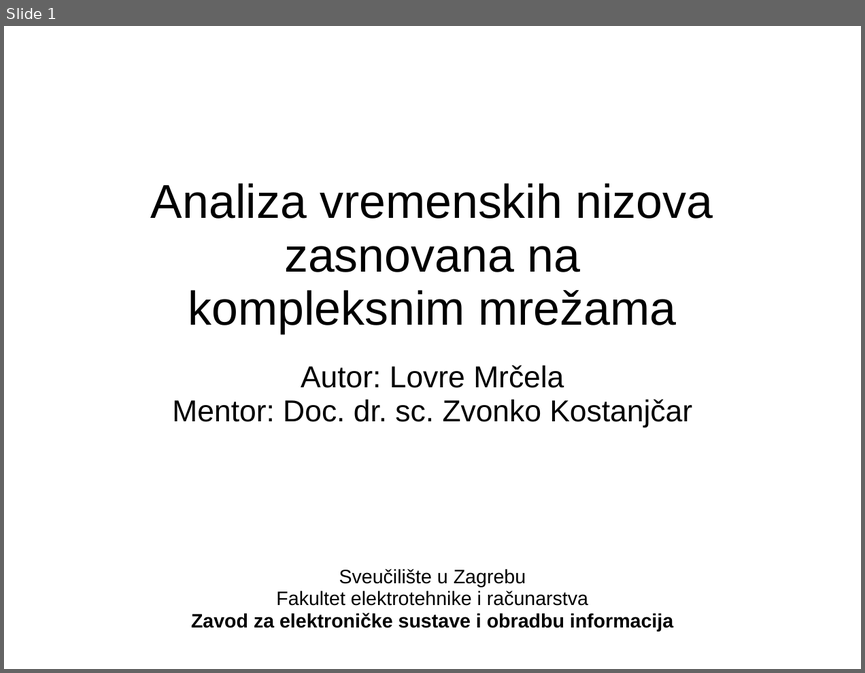
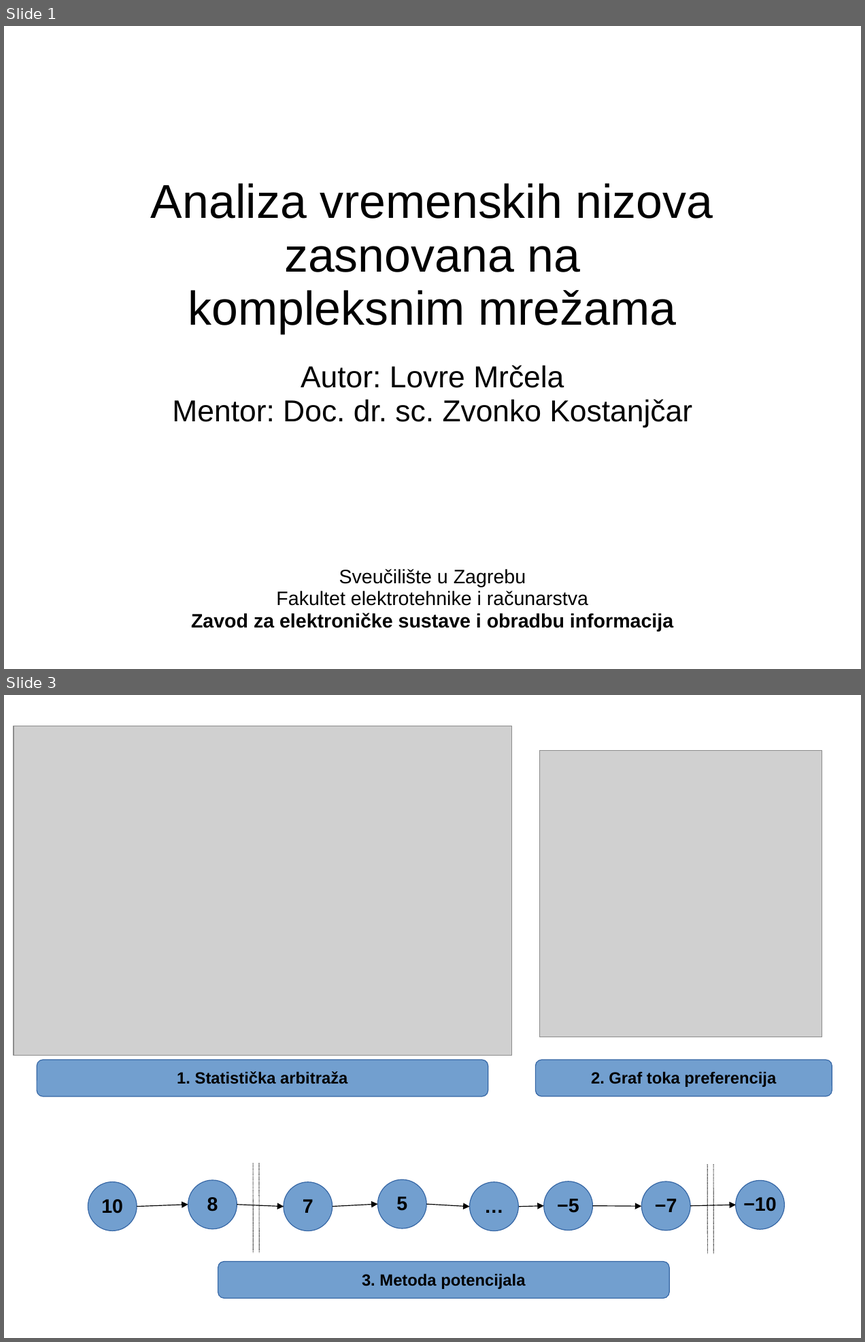
Before and after one commit to mrlovre/diplomski, a slide deck: dira/13-Mrcela-prezentacija.ppt. Shown one above the other, each under a label of ours: slide 1 before the commit, slides 1 and 3 after it; the slides between them are not shown. The pictures are 865x673 and 865x1342 pixels, drawn with LibreOffice and Linux fonts; fonts in the diff are those of the drawing; grey boxes stand for pictures. Boxes give left, top, right and bottom in pixels: in the first picture for what was removed or moved away, otherwise in the second. Text is boxed around its words. In the diff, an @@ line names an element or a change of style, - is before the commit and + after.

```diff
--- a/dira/13-Mrcela-prezentacija.ppt
+++ b/dira/13-Mrcela-prezentacija.ppt
@@ slide 3 added at <box>4,695,861,1338</box>, background #FFFFFF @@
@@ picture added at <box>14,726,512,1056</box> @@
@@ picture added at <box>540,750,822,1037</box> @@
@@ rounded rectangle added at <box>37,1059,488,1096</box>, fill #729FCF, outline #3465A4 0.74 pt, 15 pt, text #000000, bold @@
+1. Statistička arbitraža
@@ rounded rectangle added at <box>536,1059,832,1096</box>, fill #729FCF, outline #3465A4 0.74 pt, 15 pt, text #000000, bold @@
+2. Graf toka preferencija
@@ line added from (253, 1163) to (253, 1253), #000000 0.74 pt dashed @@
@@ line added from (259, 1163) to (259, 1253), #000000 0.74 pt dashed @@
@@ line added from (708, 1164) to (708, 1253), #000000 0.74 pt dashed @@
@@ line added from (714, 1164) to (714, 1253), #000000 0.74 pt dashed @@
@@ ellipse added at <box>88,1182,137,1231</box>, fill #729FCF, outline #3465A4 0.74 pt, 18 pt, text #000000, bold @@
+10
@@ ellipse added at <box>188,1180,237,1229</box>, fill #729FCF, outline #3465A4 0.74 pt, 18 pt, text #000000, bold @@
+8
@@ ellipse added at <box>284,1182,333,1231</box>, fill #729FCF, outline #3465A4 0.74 pt, 18 pt, text #000000, bold @@
+7
@@ ellipse added at <box>378,1179,427,1228</box>, fill #729FCF, outline #3465A4 0.74 pt, 18 pt, text #000000, bold @@
+5
@@ ellipse added at <box>470,1182,519,1231</box>, fill #729FCF, outline #3465A4 0.74 pt, 18 pt, text #000000, bold @@
+…
@@ ellipse added at <box>544,1181,593,1230</box>, fill #729FCF, outline #3465A4 0.74 pt, 18 pt, text #000000, bold @@
+−5
@@ ellipse added at <box>642,1182,691,1231</box>, fill #729FCF, outline #3465A4 0.74 pt, 18 pt, text #000000, bold @@
+−7
@@ ellipse added at <box>736,1180,785,1229</box>, fill #729FCF, outline #3465A4 0.74 pt, 18 pt, text #000000, bold @@
+−10
@@ arrow added from (137, 1206) to (188, 1204), #000000 0.74 pt @@
@@ arrow added from (237, 1204) to (284, 1206), #000000 0.74 pt @@
@@ arrow added from (332, 1206) to (378, 1204), #000000 0.74 pt @@
@@ arrow added from (427, 1204) to (470, 1206), #000000 0.74 pt @@
@@ arrow added from (691, 1206) to (736, 1204), #000000 0.74 pt @@
@@ arrow added from (519, 1206) to (544, 1206), #000000 0.74 pt @@
@@ arrow added from (593, 1206) to (642, 1206), #000000 0.74 pt @@
@@ rounded rectangle added at <box>218,1261,670,1297</box>, fill #729FCF, outline #3465A4 0.74 pt, 15 pt, text #000000, bold @@
+3. Metoda potencijala
```
Also in this commit, not shown: 2 slides changed, 1 other slide added, 2 slides removed, 4 other files.
